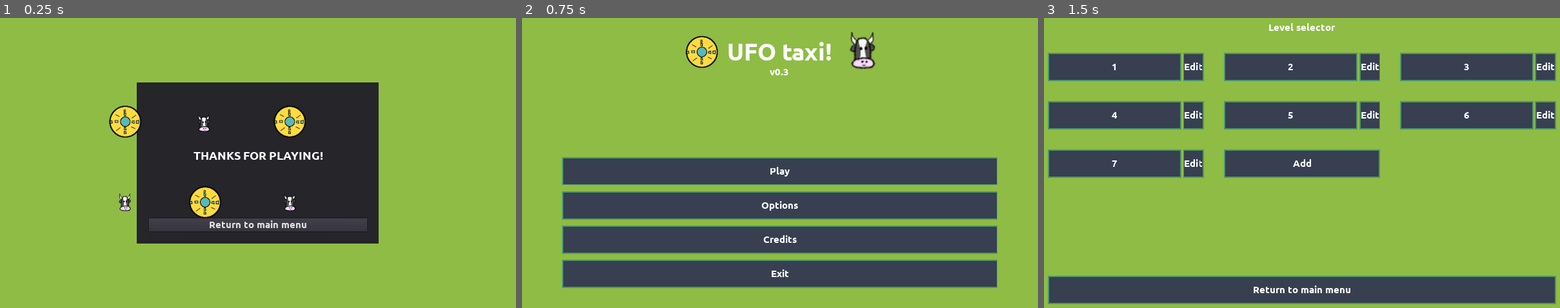
Above: before the commit, frames 1-3 (left to right).
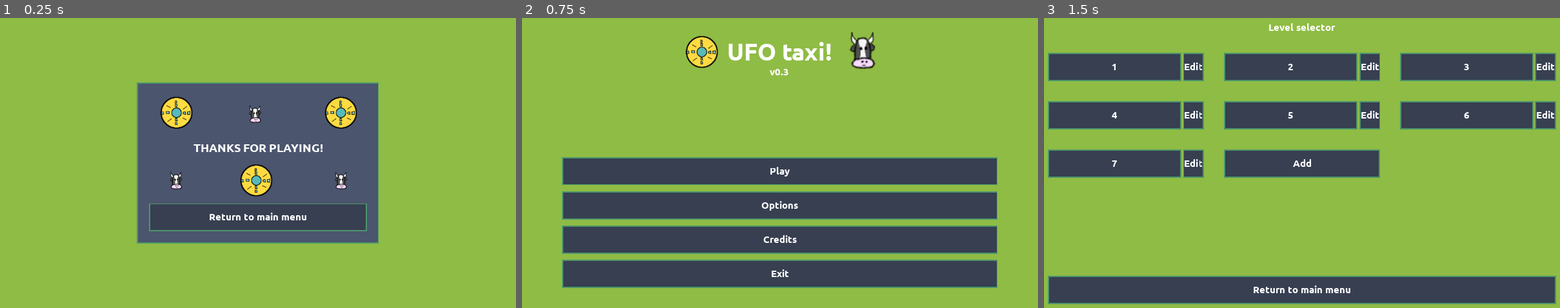
Above: after the commit, the same moments.

Repository: moisesjbc/ufo-taxi
Game: Godot game, scene res://menus/ending/ending.tscn
The game is run twice, just before and just after one commit, with the same random seed, the same clock (stepped at 60 frames per second) and the same inputs. This scene is started directly instead of the project's main scene.
Inputs:
- Up to frame 1 (0.25 s): no input
- Up to frame 2 (0.75 s): click "Return to main menu" at 0.5 s
- Up to frame 3 (1.5 s): click "Play" at 1.25 s

The runs differ from the first frame. In frame 1, 25% of the frame differs, in the area x 21-74%, y 22-78%; in frame 2, nothing differs; in frame 3, nothing differs.

Commit message:
Added styles to win menu

Diff:
--- a/godot-project/menus/ending/ending.tscn
+++ b/godot-project/menus/ending/ending.tscn
@@ -1,9 +1,11 @@
-[gd_scene load_steps=6 format=2]
+[gd_scene load_steps=8 format=2]
 
 [ext_resource path="res://fonts/Ubuntu-B.ttf" type="DynamicFontData" id=1]
 [ext_resource path="res://menus/ending/ending.gd" type="Script" id=2]
 [ext_resource path="res://icon.png" type="Texture" id=3]
 [ext_resource path="res://cow.png" type="Texture" id=4]
+[ext_resource path="res://gui/button/button.tscn" type="PackedScene" id=5]
+[ext_resource path="res://gui/panel/panel.tscn" type="PackedScene" id=6]
 
 [sub_resource type="DynamicFont" id=1]
 size = 30
@@ -25,14 +27,14 @@
 "_edit_use_anchors_": false
 }
 
-[node name="Panel" type="Panel" parent="center_container"]
-margin_left = 212.0
-margin_top = 181.0
-margin_right = 812.0
-margin_bottom = 581.0
+[node name="panel" parent="center_container" instance=ExtResource( 6 )]
+margin_left = 340.0
+margin_top = 159.0
+margin_right = 940.0
+margin_bottom = 559.0
 rect_min_size = Vector2( 600, 400 )
 
-[node name="margin_container" type="MarginContainer" parent="center_container/Panel"]
+[node name="margin_container" type="MarginContainer" parent="center_container/panel"]
 anchor_right = 1.0
 anchor_bottom = 1.0
 custom_constants/margin_right = 30
@@ -43,7 +45,7 @@
 "_edit_use_anchors_": false
 }
 
-[node name="vbox_container" type="VBoxContainer" parent="center_container/Panel/margin_container"]
+[node name="vbox_container" type="VBoxContainer" parent="center_container/panel/margin_container"]
 margin_left = 30.0
 margin_top = 30.0
 margin_right = 570.0
@@ -52,47 +54,45 @@
 "_edit_use_anchors_": false
 }
 
-[node name="title" type="Label" parent="center_container/Panel/margin_container/vbox_container"]
-margin_top = 141.0
+[node name="title" type="Label" parent="center_container/panel/margin_container/vbox_container"]
+margin_top = 116.0
 margin_right = 540.0
-margin_bottom = 175.0
+margin_bottom = 150.0
 size_flags_vertical = 6
 custom_fonts/font = SubResource( 1 )
 text = "THANKS FOR PLAYING!"
 align = 1
 
-[node name="return_button" type="Button" parent="center_container/Panel/margin_container/vbox_container"]
-margin_top = 320.0
+[node name="return_button" parent="center_container/panel/margin_container/vbox_container" instance=ExtResource( 5 )]
+margin_top = 270.0
 margin_right = 540.0
 margin_bottom = 340.0
 text = "Return to main menu"
-__meta__ = {
-"_edit_use_anchors_": false
-}
 
-[node name="sprites" type="Node2D" parent="."]
+[node name="sprites" type="Node2D" parent="center_container"]
+position = Vector2( 385.738, 185.726 )
 
-[node name="ufo_sprite" type="Sprite" parent="sprites"]
-position = Vector2( 309.363, 256.39 )
+[node name="ufo_sprite" type="Sprite" parent="center_container/sprites"]
+position = Vector2( 50.6166, 48.5035 )
 texture = ExtResource( 3 )
 
-[node name="ufo_sprite3" type="Sprite" parent="sprites"]
-position = Vector2( 507.363, 456.39 )
+[node name="ufo_sprite3" type="Sprite" parent="center_container/sprites"]
+position = Vector2( 248.617, 216.503 )
 texture = ExtResource( 3 )
 
-[node name="ufo_sprite2" type="Sprite" parent="sprites"]
-position = Vector2( 717.363, 256.39 )
+[node name="ufo_sprite2" type="Sprite" parent="center_container/sprites"]
+position = Vector2( 458.617, 48.5035 )
 texture = ExtResource( 3 )
 
-[node name="cow_sprite" type="Sprite" parent="sprites"]
-position = Vector2( 506.423, 260.628 )
+[node name="cow_sprite" type="Sprite" parent="center_container/sprites"]
+position = Vector2( 247.677, 52.7415 )
 texture = ExtResource( 4 )
 
-[node name="cow_sprite2" type="Sprite" parent="sprites"]
-position = Vector2( 310.423, 457.628 )
+[node name="cow_sprite2" type="Sprite" parent="center_container/sprites"]
+position = Vector2( 51.6766, 217.741 )
 texture = ExtResource( 4 )
 
-[node name="cow_sprite3" type="Sprite" parent="sprites"]
-position = Vector2( 719.423, 457.628 )
+[node name="cow_sprite3" type="Sprite" parent="center_container/sprites"]
+position = Vector2( 460.677, 217.741 )
 texture = ExtResource( 4 )
-[connection signal="pressed" from="center_container/Panel/margin_container/vbox_container/return_button" to="." method="_on_return_button_pressed"]
+[connection signal="pressed" from="center_container/panel/margin_container/vbox_container/return_button" to="." method="_on_return_button_pressed"]
